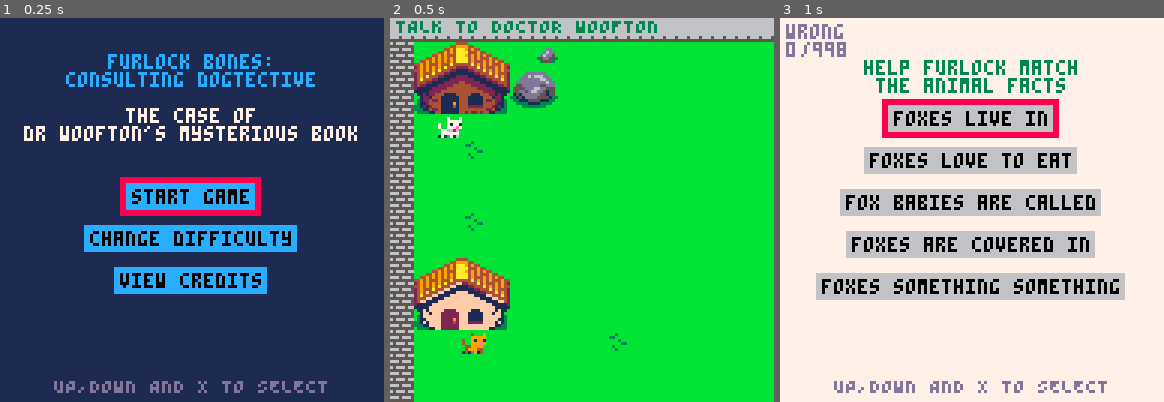
Above: before the commit, frames 1-3 (left to right).
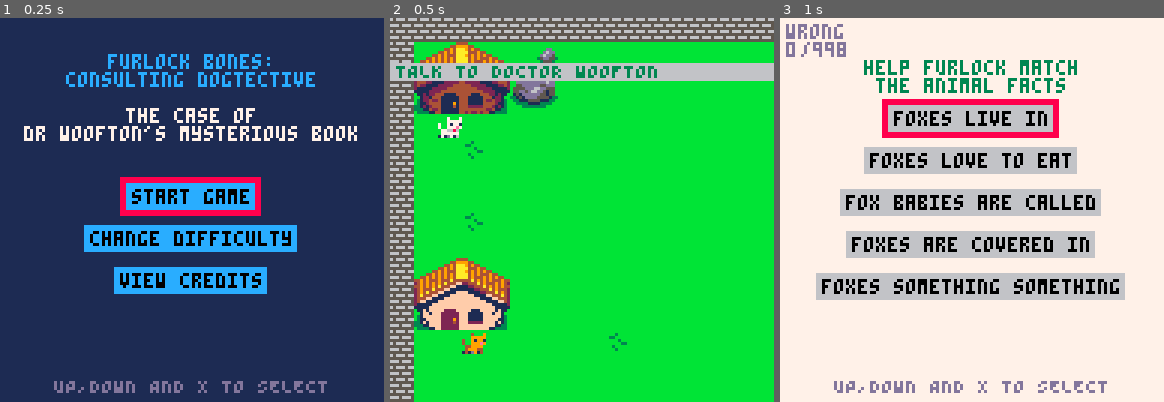
Above: after the commit, the same moments.

Repository: Mackeriah/FurlockBones-game
Game: PICO-8 cartridge furlock bones.p8
Two runs of this game, one before a commit and one after it. Both use one fixed random seed, a clock stepped at 60 frames per second and the inputs below.
Inputs:
- Up to frame 1 (0.25 s): no input
- Up to frame 2 (0.5 s): tap X (X key) at 0.33 s
- Up to frame 3 (1 s): tap O (Z key) at 0.7 s

Frame 1 is identical in both runs. In frame 2, 7.9% of the frame differs, in the area x 0-100%, y 0-17%; in frame 3, nothing differs.

Commit message:
slide new objective

Diff:
--- a/furlock bones.p8
+++ b/furlock bones.p8
@@ -132,11 +132,27 @@
 	objective={}
 	objective.active = false
 	objective.current = "TALK TO DOCTOR WOOFTON"
+	objective.newObjective = true
+	animateObjective = true
+	slideObjective = 20
 end
 
 function draw_objective() -- draws current objective at top of screen (31 char limit)
-	rectfill(camera_x, camera_y, camera_x+127, camera_y+5, 6) -- heading
-	print(objective.current, camera_x+2, camera_y, 3)
+	rectfill(camera_x, camera_y+slideObjective, camera_x+127, camera_y+slideObjective+5, 6) -- heading
+	print(objective.current, camera_x+2, camera_y+slideObjective, 3)
+
+	-- slide new objective from middle to top of screen
+	if objective.newObjective == true and animateObjective == false then
+		slideObjective = 20
+		animateObjective = true
+	end
+	if animateObjective == true and slideObjective != 0 then
+		slideObjective -= 0.5
+	end
+	if slideObjective == 0 then
+		objective.newObjective = false
+		animateObjective = false
+	end
 end
 
 
@@ -197,6 +213,7 @@
 					owlGrumpy = false
 					if (btnp(❎)) then
 						conversation_state = "none"
+						objective.newObjective = true
 						objective.current = "TALK TO WISE OLD OWL"
 					end
 				end
